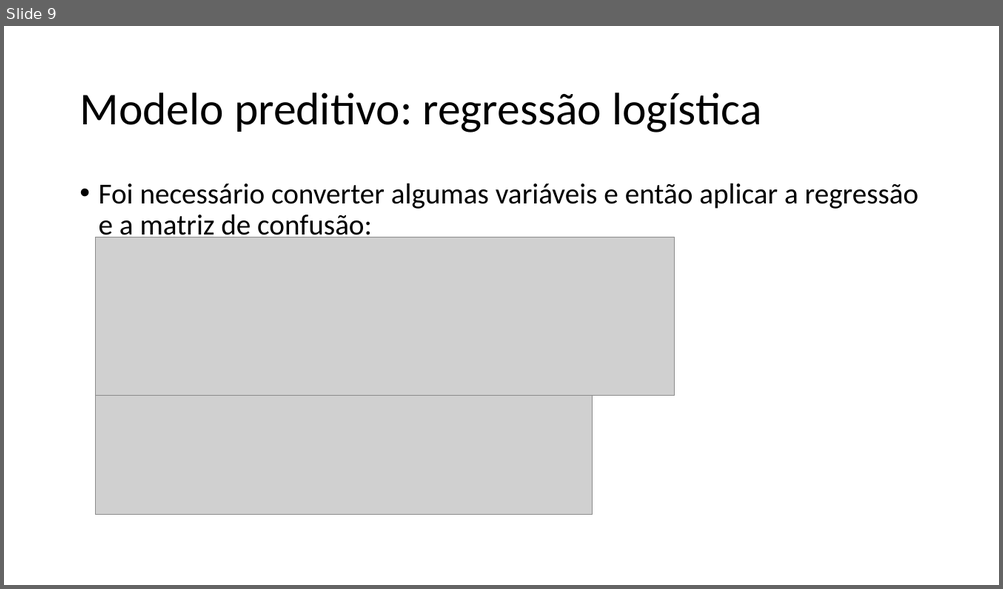
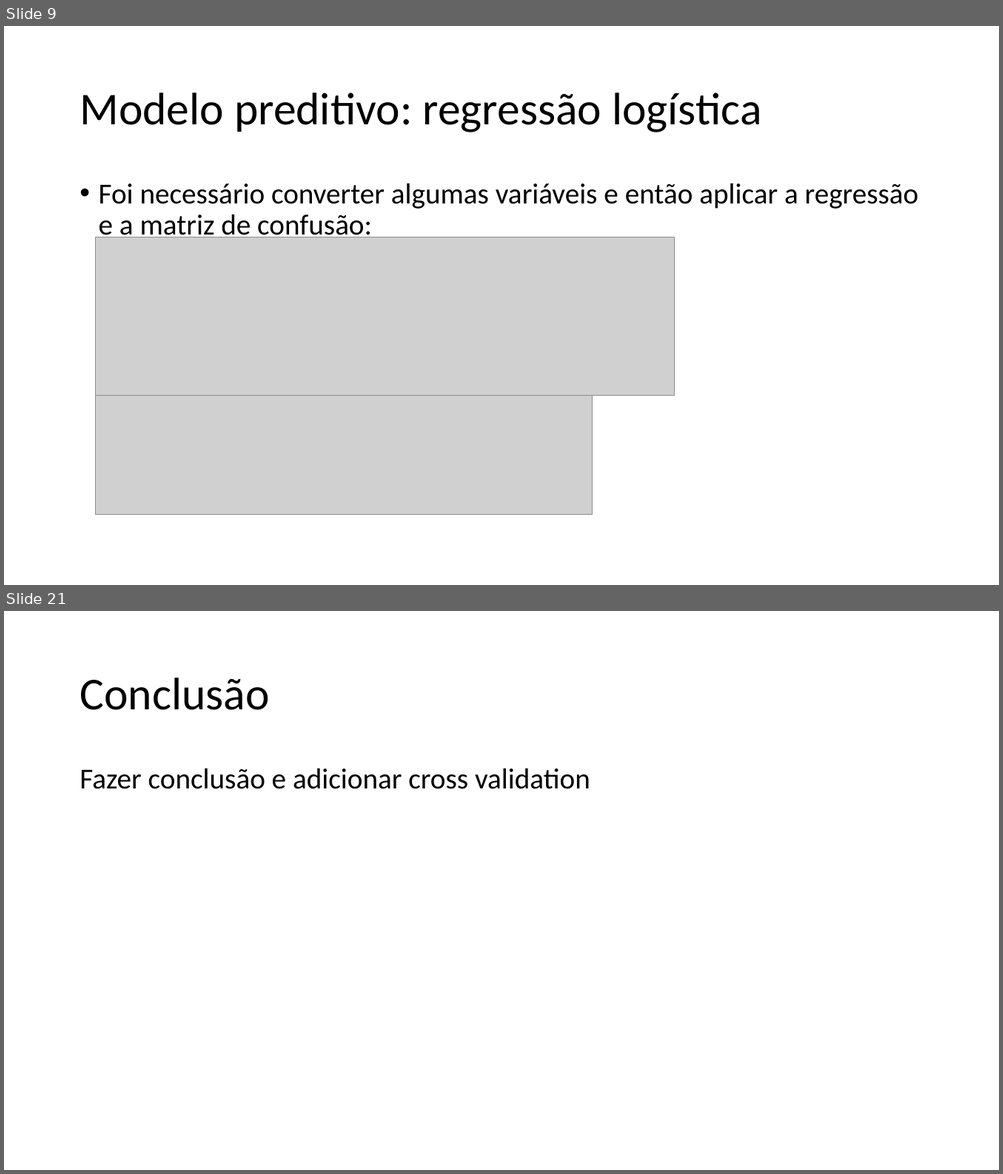
Before and after one commit to padovese/academic-projects, a slide deck: regressao/apresentacao.pptx. Shown one above the other, each under a label of ours: slide 9 before the commit, slides 9 and 21 after it; the slides between them are not shown. The pictures are 1003x589 and 1003x1174 pixels, drawn with LibreOffice and Linux fonts; fonts in the diff are those of the drawing; grey boxes stand for pictures. Boxes give left, top, right and bottom in pixels: in the first picture for what was removed or moved away, otherwise in the second. Text is boxed around its words. In the diff, an @@ line names an element or a change of style, - is before the commit and + after.

```diff
--- a/regressao/apresentacao.pptx
+++ b/regressao/apresentacao.pptx
@@ slide 21 added at (4,611,999,1170), background #FFFFFF @@
@@ title added at (79,678,269,710), 44 pt, text #000000 @@
+Conclusão
@@ text added at (79,768,590,789), 28 pt, text #000000 @@
+Fazer conclusão e adicionar cross validation
```
Also in this commit, not shown: 5 slides changed, 10 other slides added, 4 other files.
